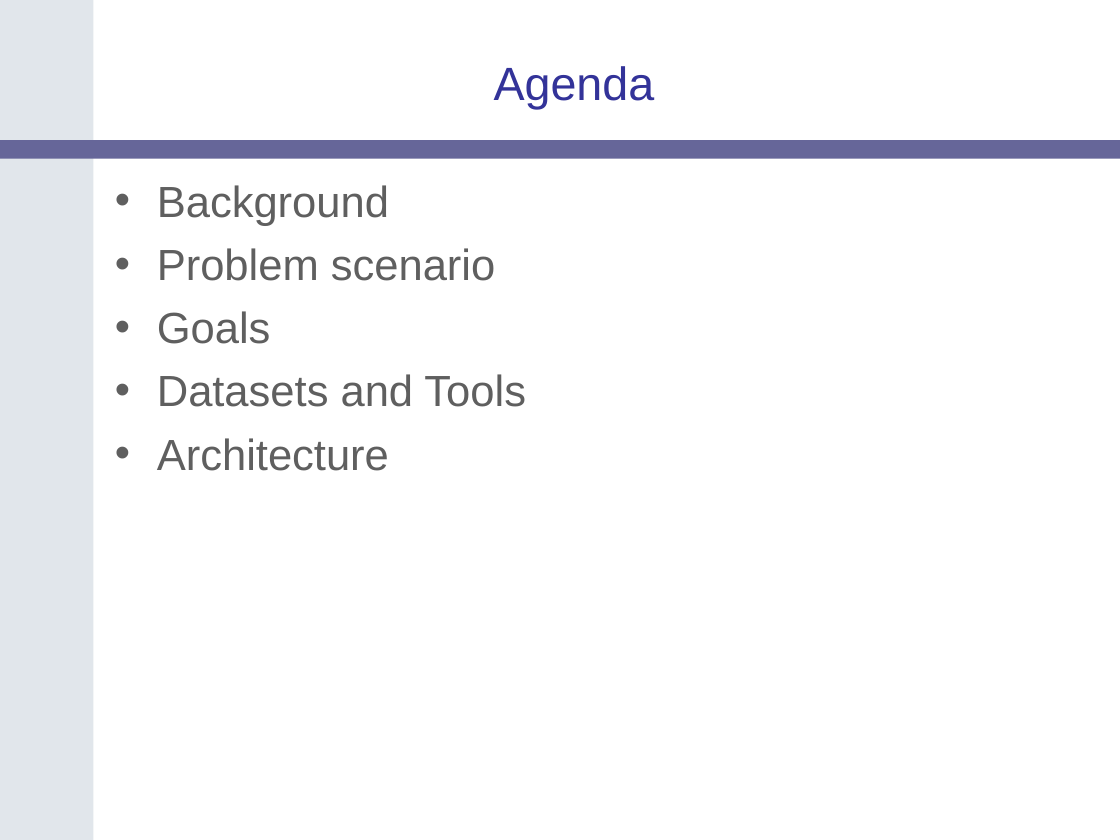
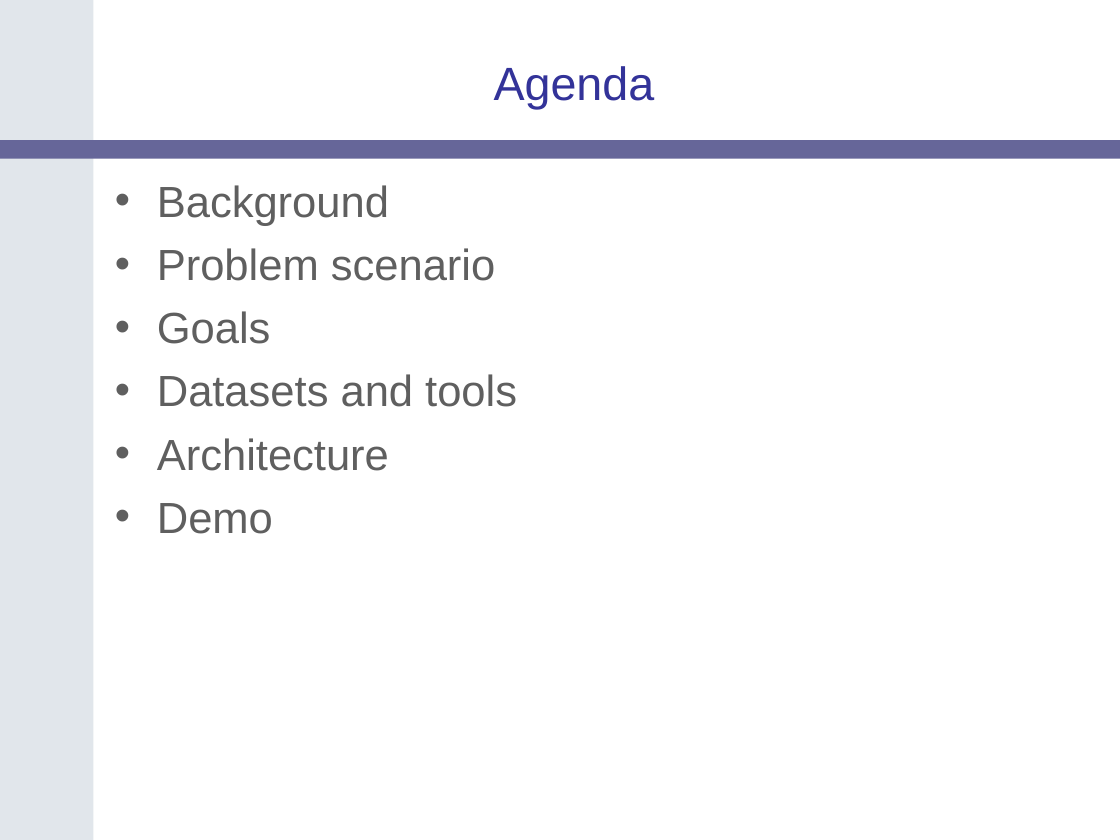
Before and after one commit to NCIP/catrip, a slide deck: slide 2 of catrip/documentation/presentations/catrip_demo_2006_08_24/catrip_demo_2006_08_24.ppt. Drawn at 1120x840 pixels with LibreOffice and Linux fonts; fonts in the diff are those of the drawing; background and template pictures are left out. Boxes give left, top, right and bottom in pixels: in the first picture for what was removed or moved away, otherwise in the second. Text is boxed around its words. In the diff, an @@ line names an element or a change of style, - is before the commit and + after.

```diff
--- a/catrip/documentation/presentations/catrip_demo_2006_08_24/catrip_demo_2006_08_24.ppt
+++ b/catrip/documentation/presentations/catrip_demo_2006_08_24/catrip_demo_2006_08_24.ppt
@@ text at <box>157,374,517,407</box>: text changed @@
-• Datasets and Tools
+• Datasets and tools
@@ text at <box>157,503,273,534</box>: paragraph added @@
+• Demo
```
Also in this commit, not shown: 2 other slides changed.
